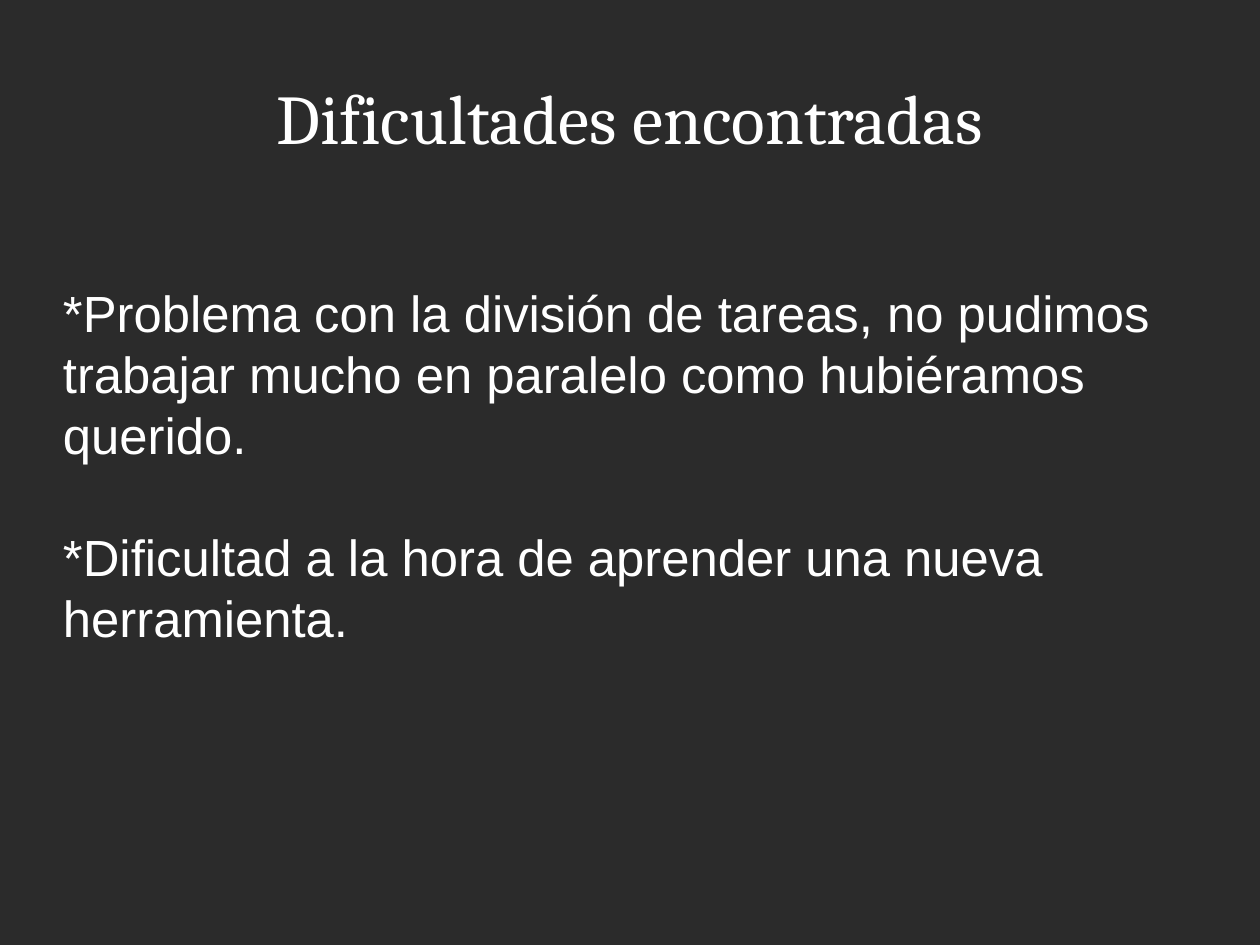
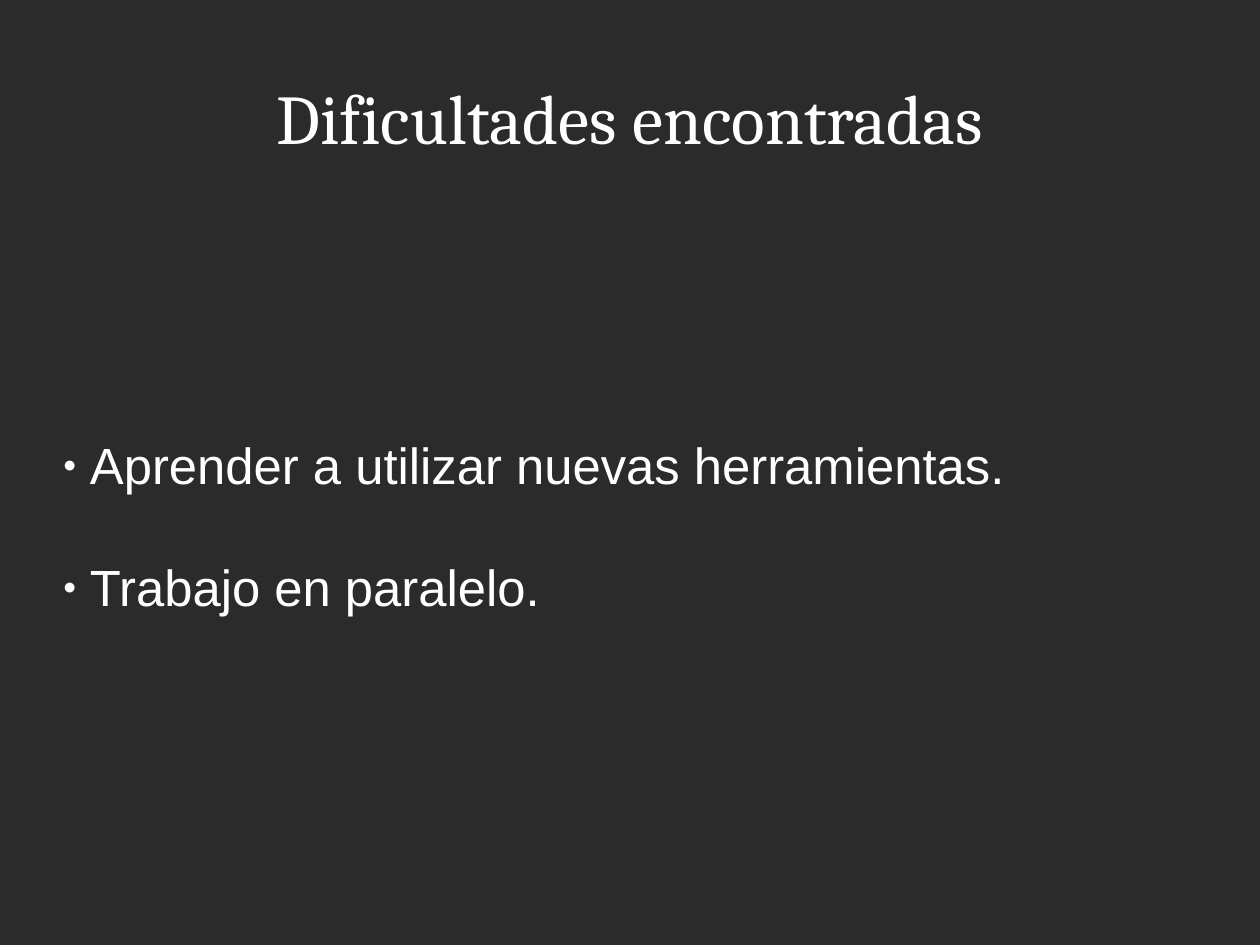
Before and after one commit to elisaboselli/TallerJavaScript, a slide deck: slide 8 of documents/presentacion.odp. Drawn at 1260x945 pixels with LibreOffice and Linux fonts; fonts in the diff are those of the drawing; background and template pictures are left out; a plain dark background stands for a picture behind light text. Boxes give left, top, right and bottom in pixels: in the first picture for what was removed or moved away, otherwise in the second. Text is boxed around its words. In the diff, an @@ line names an element or a change of style, - is before the commit and + after.

```diff
--- a/documents/presentacion.odp
+++ b/documents/presentacion.odp
@@ subtitle at [90,447,1004,617]: text changed @@
-*Problema con la división de tareas, no pudimos trabajar mucho en paralelo como hubiéramos querido.
-*Dificultad a la hora de aprender una nueva herramienta.
+● Aprender a utilizar nuevas herramientas.
+● Trabajo en paralelo.
```
Also in this commit, not shown: 10 other slides changed, 7 other files.
